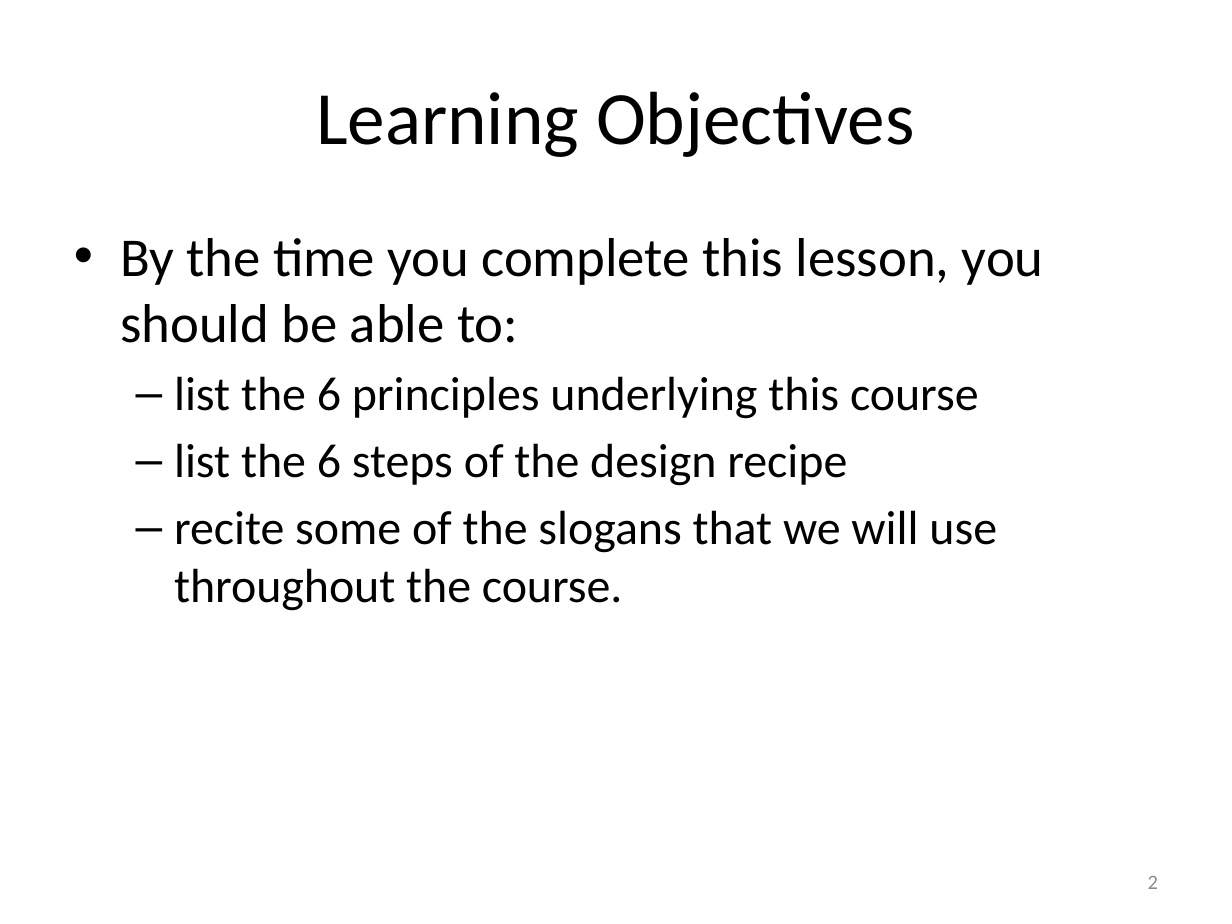
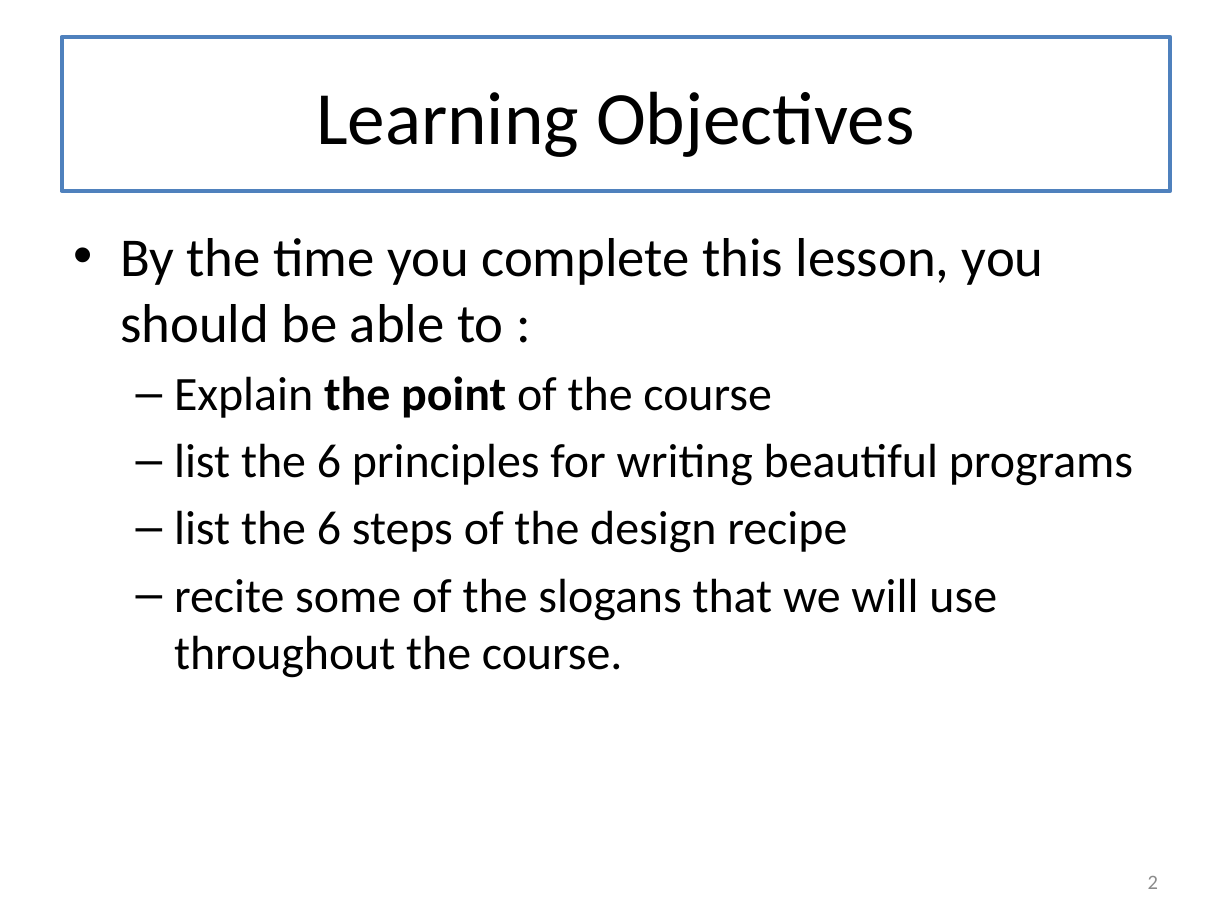
Before and after one commit to mwand/cs5010f16, a slide deck: slide 2 of Slides/Lesson 0.2 Organization of this Course.pptx. Drawn at 1232x924 pixels with LibreOffice and Linux fonts; fonts in the diff are those of the drawing. Boxes give left, top, right and bottom in pixels: in the first picture for what was removed or moved away, otherwise in the second. Text is boxed around its words. In the diff, an @@ line names an element or a change of style, - is before the commit and + after.

Commit message:
working on lessons 0.1-0.4

```diff
--- a/Slides/Lesson 0.2 Organization of this Course.pptx
+++ b/Slides/Lesson 0.2 Organization of this Course.pptx
@@ title "Learning Objectives": place and size @@
-title "Learning Objectives" at bbox=[316, 91, 915, 157]
+title "Learning Objectives" at bbox=[62, 37, 1170, 191]
@@ title "Learning Objectives" at bbox=[62, 37, 1170, 191]: outline none to #4F81BD 2.25 pt @@
@@ text at bbox=[120, 238, 1133, 486]: text changed; size 32 to 28 pt @@
-• By the time you complete this lesson, you should be able to:
-  – list the 6 principles underlying this course
+• By the time you complete this lesson, you should be able to :
+  – Explain the point of the course
+  – list the 6 principles for writing beautiful programs
```
Also in this commit, not shown: 6 other slides changed, 1 slide added, 4 other files.
